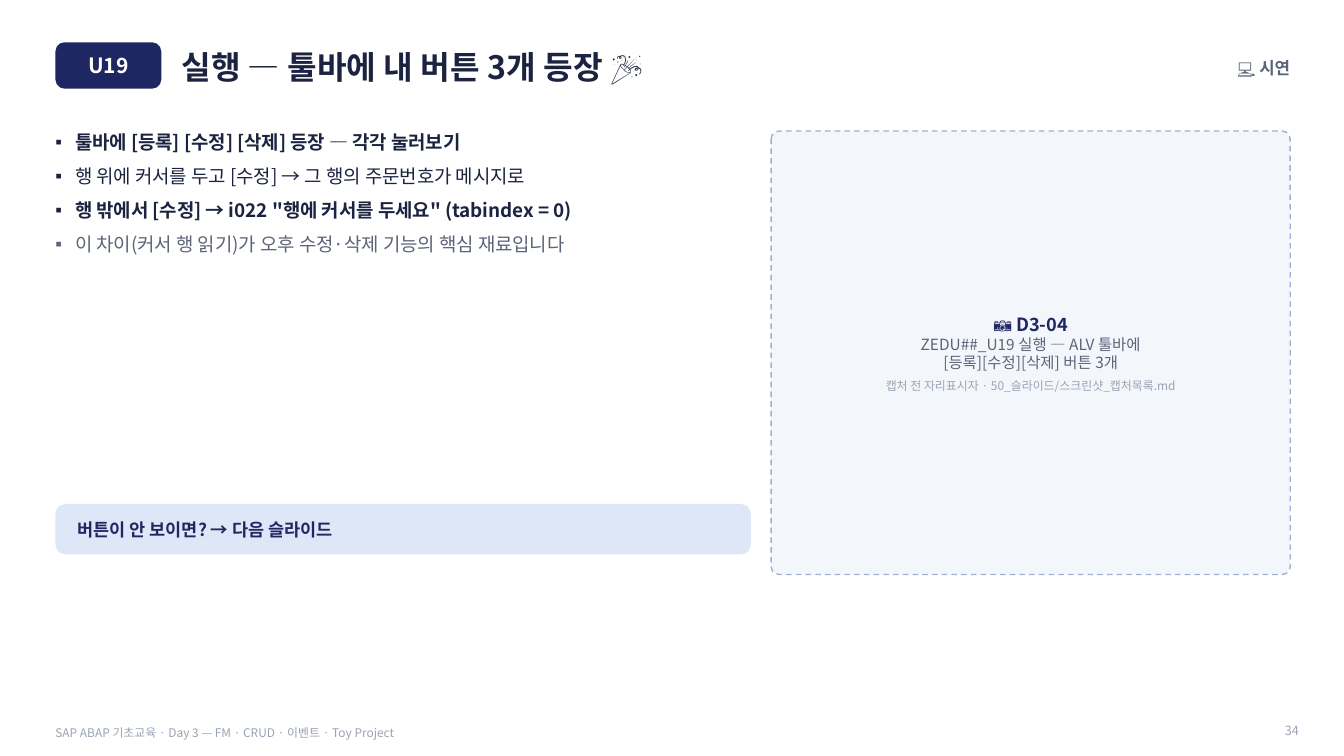
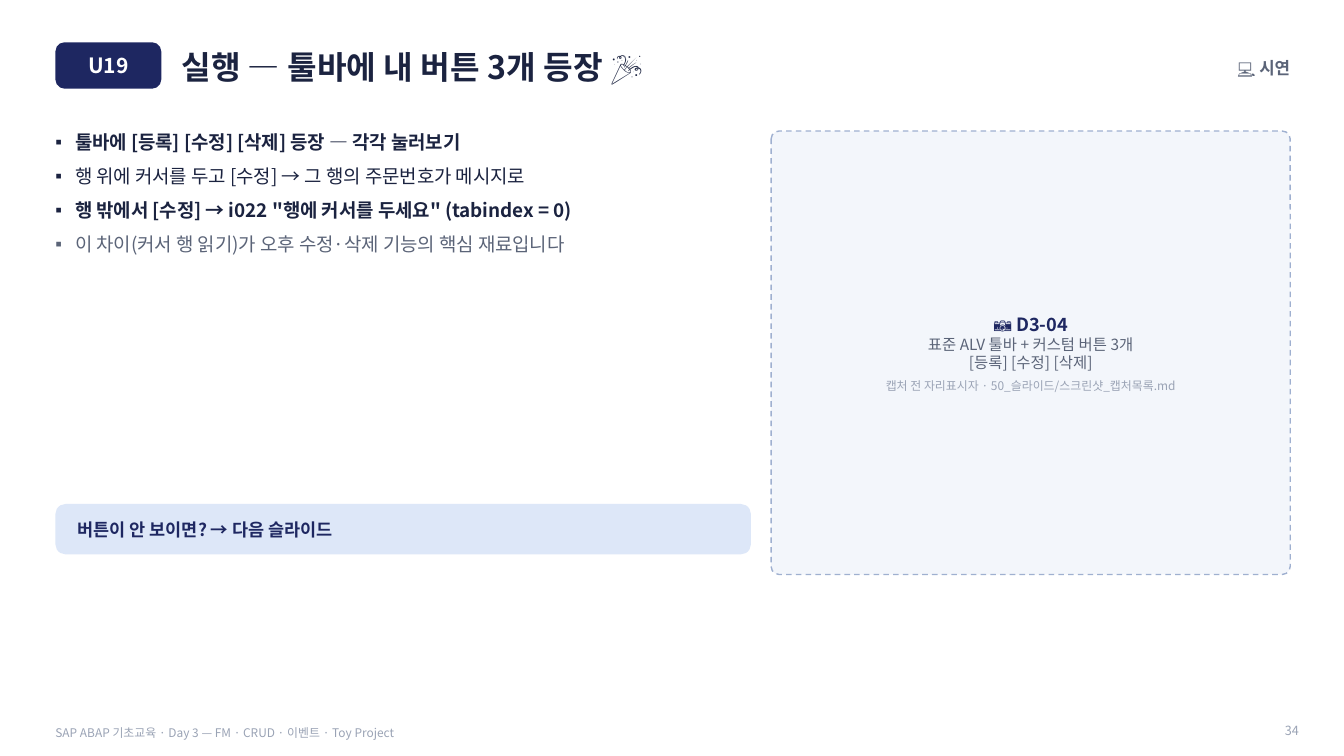
Before and after one commit to qdwe93/abap_beginner_2026, a slide deck: slide 34 of 50_슬라이드/SLIDES_Day3.pptx. Drawn at 1344x756 pixels with LibreOffice and Linux fonts; fonts in the diff are those of the drawing. Boxes give left, top, right and bottom in pixels: in the first picture for what was removed or moved away, otherwise in the second. Text is boxed around its words. In the diff, an @@ line names an element or a change of style, - is before the commit and + after.

```diff
--- a/50_슬라이드/SLIDES_Day3.pptx
+++ b/50_슬라이드/SLIDES_Day3.pptx
@@ text at bbox=[928, 337, 1134, 371]: text changed @@
-ZEDU##_U19 실행 — ALV 툴바에
-[등록][수정][삭제] 버튼 3개
+표준 ALV 툴바 + 커스텀 버튼 3개
+[등록] [수정] [삭제]
```
Also in this commit, not shown: 5 other slides changed, 6 other files.
